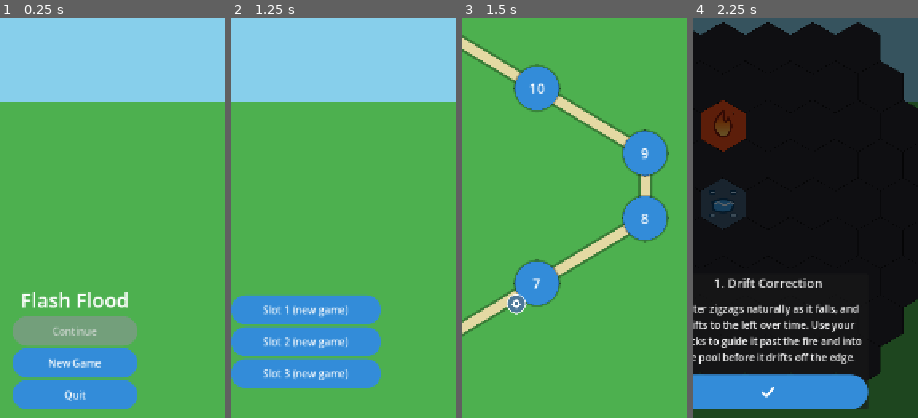
Above: before the commit, frames 1-4 (left to right).
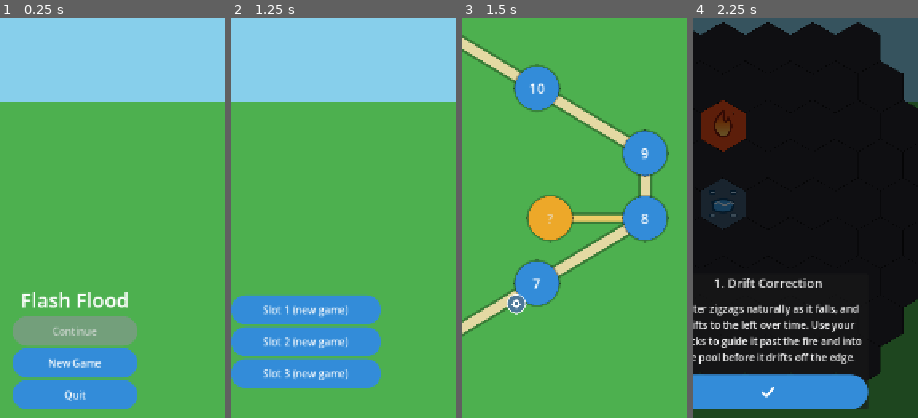
Above: after the commit, the same moments.

Repository: jitternoise/sunny_balcony
Game: Godot game, scene res://scenes/MainMenu.tscn
The game is run twice, just before and just after one commit, with the same random seed, the same clock (stepped at 60 frames per second) and the same inputs.
Inputs:
- Up to frame 1 (0.25 s): no input
- Up to frame 2 (1.25 s): click "New Game" at 0.5 s
- Up to frame 3 (1.5 s): click "Slot 1 (new game)" at 1.25 s
- Up to frame 4 (2.25 s): click "1" at 2 s
The pictures show only the part of the screen within x 33-83%, y 10-60%; the shares and areas given below are measured in that part.

Frames 1-2 are identical in both runs. In frame 3, 2.6% of the frame differs, in the area x 28-72%, y 44-57%; in frame 4, nothing differs.

Commit message:
Fork the level map at the 8th level of every set of ten
Every set of ten levels now branches at its 8th -- 8, 18, 28 ... 98 -- into
a side path. Ten forks, one per set.

The gate is performance rather than progress. Each fork level gains a
par_measures target, and the spur opens only once the player has finished
that level inside it; simply reaching level 8 is not enough. Par values come
from the verified minimum in level-min-times.md plus 25% slack, so a good
solution clears par and a slow one does not. Meeting par is recorded per
level in the save alongside the hydro bonus, and like it, changes nothing
about whether a level is won or which main-path level unlocks next.

The bonus levels themselves are not authored yet, so each spur ends in a
placeholder that cannot be entered: amber once its gate is met, grey and
padlocked until then, and drawn faintly either way so a player can see
there is something there to earn. The tooltip on a shut spur says which
level to beat and that par is what opens it.

Counting measures needed a counter rather than a clock reading, so it cannot
drift with frame rate or a pause. It is incremented before the STATUS beat
resolves, because that beat is what fires the win and the total has to
include the measure the win happened on -- the same convention the headless
verifier uses, so the two agree on what "won at measure N" means.

The win popup now reports both optional rewards rather than only the hydro
plant, since a level can carry either, both or neither.

Verified: map suite covers ten spurs, all shut with no par met, exactly one
opening when par is met on level 8, and every bonus node unenterable. The
solution book is unchanged at 88 exact / 11 broken / 1 prose, and board
snapshots are ten of ten identical -- par touches no drawing and no
simulation.

Co-Authored-By: Claude Opus 5 <noreply@anthropic.com>
Claude-Session: https://claude.ai/code/session_01QEBxR8firEGJgpMLQAG7a7

Diff:
--- a/game/data/levels/level_008.tres
+++ b/game/data/levels/level_008.tres
@@ -20,3 +20,4 @@
 town_cells = Array[Vector2i]([])
 geyser_cells = Array[Vector2i]([])
 total_block_budget = 0
+par_measures = 17
--- a/game/data/levels/level_018.tres
+++ b/game/data/levels/level_018.tres
@@ -22,3 +22,4 @@
 geyser_cells = Array[Vector2i]([Vector2i(-2, -3)])
 total_block_budget = 0
 hydro_plant_cells = Array[Vector2i]([Vector2i(-5, 0)])
+par_measures = 23
--- a/game/data/levels/level_028.tres
+++ b/game/data/levels/level_028.tres
@@ -20,3 +20,4 @@
 town_cells = Array[Vector2i]([])
 geyser_cells = Array[Vector2i]([])
 total_block_budget = 0
+par_measures = 17
--- a/game/data/levels/level_038.tres
+++ b/game/data/levels/level_038.tres
@@ -21,3 +21,4 @@
 town_cells = Array[Vector2i]([])
 geyser_cells = Array[Vector2i]([])
 total_block_budget = 0
+par_measures = 17
--- a/game/data/levels/level_048.tres
+++ b/game/data/levels/level_048.tres
@@ -20,3 +20,4 @@
 town_cells = Array[Vector2i]([Vector2i(-2, -1), Vector2i(-1, -1), Vector2i(-1, -2), Vector2i(-2, 0)])
 geyser_cells = Array[Vector2i]([])
 total_block_budget = 0
+par_measures = 17
--- a/game/data/levels/level_058.tres
+++ b/game/data/levels/level_058.tres
@@ -24,3 +24,4 @@
 town_cells = Array[Vector2i]([])
 geyser_cells = Array[Vector2i]([])
 total_block_budget = 0
+par_measures = 17
--- a/game/data/levels/level_068.tres
+++ b/game/data/levels/level_068.tres
@@ -21,3 +21,4 @@
 town_cells = Array[Vector2i]([])
 geyser_cells = Array[Vector2i]([Vector2i(1, -4)])
 total_block_budget = 0
+par_measures = 24
--- a/game/data/levels/level_078.tres
+++ b/game/data/levels/level_078.tres
@@ -20,3 +20,4 @@
 geyser_cells = Array[Vector2i]([])
 dirt_cells = Array[Vector2i]([Vector2i(-9, 13), Vector2i(-9, 14), Vector2i(-8, 11), Vector2i(-8, 12), Vector2i(-8, 13), …(2186 unchanged characters)…
 total_block_budget = 0
+par_measures = 42
--- a/game/data/levels/level_088.tres
+++ b/game/data/levels/level_088.tres
@@ -26,3 +26,4 @@
 geyser_cells = Array[Vector2i]([])
 dirt_cells = Array[Vector2i]([Vector2i(0, -4), Vector2i(1, -4), Vector2i(2, -4), Vector2i(3, -4), Vector2i(4, -4), Vector2i(0, -3), Vector2i(1, -3), Vector2i(2, -3), Vector2i(3, -3), Vector2i(4, -3)])
 total_block_budget = 0
+par_measures = 34
--- a/game/data/levels/level_098.tres
+++ b/game/data/levels/level_098.tres
@@ -25,3 +25,4 @@
 geyser_cells = Array[Vector2i]([Vector2i(2, -3)])
 dirt_cells = Array[Vector2i]([Vector2i(3, -9), Vector2i(4, -9), Vector2i(5, -9), Vector2i(6, -9), Vector2i(7, -9), Vect …(248 unchanged characters)…
 total_block_budget = 2
+par_measures = 58
--- a/game/scripts/autoload/GameState.gd
+++ b/game/scripts/autoload/GameState.gd
@@ -18,6 +18,13 @@
 ## can therefore be completed with the bonus still outstanding, and earning
 ## it later just adds it here without changing completion.
 var hydro_bonus_levels: Dictionary = {} # level_id (int) -> true
+
+## Levels whose par has been met (finished within LevelData.par_measures).
+## Only the ten side-path fork levels set a par, and meeting it is what
+## opens that level's spur on the Level Select map -- see
+## LevelSelect.BONUS_FORKS. Like the hydro bonus this is a record only: it
+## never unlocks a main-path level and never affects completion.
+var par_levels: Dictionary = {} # level_id (int) -> true
 
 ## Debug mode: when true, every level is treated as unlocked regardless of
 ## save progress (is_level_unlocked() always returns true). Does NOT touch
@@ -53,6 +60,7 @@
 	highest_unlocked_level = 1
 	completed_levels.clear()
 	hydro_bonus_levels.clear()
+	par_levels.clear()
 
 	if not slot_exists(slot):
 		return
@@ -81,6 +89,10 @@
 	hydro_bonus_levels.clear()
 	for level_id in bonuses:
 		hydro_bonus_levels[int(level_id)] = true
+	var pars = parsed.get("par_levels", [])
+	par_levels.clear()
+	for level_id in pars:
+		par_levels[int(level_id)] = true
 
 
 func save_current_slot() -> void:
@@ -92,6 +104,7 @@
 		"highest_unlocked_level": highest_unlocked_level,
 		"completed_levels": completed_levels.keys(),
 		"hydro_bonus_levels": hydro_bonus_levels.keys(),
+		"par_levels": par_levels.keys(),
 	}
 
 	var file := FileAccess.open(_save_path(current_slot), FileAccess.WRITE)
@@ -129,6 +142,19 @@
 	return hydro_bonus_levels.has(level_id)
 
 
+## Records that this level was finished inside its par. Opens that level's
+## side path on the map; changes nothing else.
+func mark_par(level_id: int) -> void:
+	if par_levels.has(level_id):
+		return
+	par_levels[level_id] = true
+	save_current_slot()
+
+
+func has_par(level_id: int) -> bool:
+	return par_levels.has(level_id)
+
+
 func is_level_unlocked(level_id: int) -> bool:
 	if debug_unlock_all:
 		return true
--- a/game/scripts/gameplay/Level.gd
+++ b/game/scripts/gameplay/Level.gd
@@ -33,6 +33,12 @@
 enum BeatPhase { PLACEMENT = 1, WATER = 2, TERRAIN = 3, STATUS = 4 }
 var current_beat: int = BeatPhase.PLACEMENT
 var _subtick_count: int = 0
+
+## Measures completed since Start. Compared against LevelData.par_measures
+## on a win to decide whether this level's par was met -- see
+## _on_level_won(). Counted, not derived from the clock, so it cannot drift
+## with frame rate or a mid-level pause.
+var measures_elapsed: int = 0
 
 @onready var board: HexBoard = $Board
 @onready var status_label: Label = $UI/HUD/StatusLabel
@@ -296,6 +302,7 @@
 	delete_mode = false
 	current_beat = BeatPhase.PLACEMENT
 	_subtick_count = 0
+	measures_elapsed = 0
 	start_button.disabled = false
 	board.selected_block_id = ""
 	board.setup(level_data, block_catalog)
@@ -815,6 +822,10 @@
 		BeatPhase.TERRAIN:
 			board.resolve_terrain_phase()
 		BeatPhase.STATUS:
+			# The measure completes on this beat. Counted BEFORE resolving,
+			# because resolve_status_phase() is what fires the win, and
+			# _on_level_won() has to see a total that includes this measure.
+			measures_elapsed += 1
 			board.resolve_status_phase()
 	_update_status_label()
 	current_beat = (current_beat % BeatPhase.STATUS) + 1
@@ -836,18 +847,32 @@
 	status_label.text = "Level complete!"
 	GameState.mark_level_complete(level_data.level_id)
 
-	# Optional Hydro Plant bonus: never required to finish the level, just
-	# recorded when the plant is running as the level ends. Levels without
-	# a plant show nothing at all here.
+	# Optional rewards. Neither is ever required to finish a level; both are
+	# recorded on a win and reported here. A level with neither shows
+	# nothing at all.
+	var notes: Array[String] = []
+
+	# Hydro Plant: was it running as the level ended?
 	if board.has_hydro_plants():
 		var earned := board.all_hydro_plants_running()
 		if earned:
 			GameState.mark_hydro_bonus(level_data.level_id)
-		win_bonus_label.visible = true
-		win_bonus_label.text = "Bonus: power plant running" if earned \
-			else "Bonus missed: the power plant never ran"
-	else:
-		win_bonus_label.visible = false
+			notes.append("Bonus: power plant running")
+		else:
+			notes.append("Bonus missed: the power plant never ran")
+
+	# Par: finishing inside the target opens this level's side path on the
+	# map (see LevelSelect.BONUS_FORKS). Only the ten fork levels set one.
+	if level_data.par_measures > 0:
+		if measures_elapsed <= level_data.par_measures:
+			GameState.mark_par(level_data.level_id)
+			notes.append("Par met in %d measures — side path open" % measures_elapsed)
+		else:
+			notes.append("Par missed: %d measures, par is %d"
+				% [measures_elapsed, level_data.par_measures])
+
+	win_bonus_label.visible = not notes.is_empty()
+	win_bonus_label.text = "\n".join(notes)
 
 	# Next's label reflects what it's actually about to do: "Next" when
 	# there's another level after this one in LevelSelect.LEVEL_PATHS,
--- a/game/scripts/resources/LevelData.gd
+++ b/game/scripts/resources/LevelData.gd
@@ -163,3 +163,15 @@
 ## number. starting_inventory is ignored entirely when this is > 0 (see
 ## HexBoard.use_block_budget / block_budget_remaining).
 @export var total_block_budget: int = 0
+
+## Measures the player must finish within to earn this level's par -- the
+## performance flag that opens the level's side path on the Level Select map
+## (see LevelSelect.BONUS_FORKS and GameState.has_par()). 0, the default,
+## means the level has no par and there is nothing to earn on it; only the
+## ten fork levels set one.
+##
+## The shipped values come from the verified minimum in
+## claude/level-min-times.md plus 25% slack, so a good solution clears par
+## and a slow or wasteful one does not. Par is checked on a win only, and
+## never affects whether the level is won.
+@export var par_measures: int = 0
--- a/game/scripts/ui/LevelMap.gd
+++ b/game/scripts/ui/LevelMap.gd
@@ -17,11 +17,21 @@
 ## levels is drawn bright. 1 means only level 1 has been reached.
 var reached_count: int = 1
 
+## Side-path spurs branching off the trail, as
+## {"from": Vector2, "to": Vector2, "open": bool}. Drawn in the same pass as
+## the trail so a spur reads as part of the route rather than decoration,
+## but thinner, and dim until its gate has been met.
+var spurs: Array[Dictionary] = []
+
 const TRAIL_WIDTH := 14.0
 const TRAIL_CASING_WIDTH := 22.0
 const CASING_COLOR := Color(0.16, 0.32, 0.14, 0.55)
 const TRAIL_REACHED := Color(0.93, 0.87, 0.66, 0.95) # a worn dirt path
 const TRAIL_AHEAD := Color(0.86, 0.86, 0.82, 0.28)
+const SPUR_WIDTH := 9.0
+const SPUR_CASING_WIDTH := 16.0
+const SPUR_OPEN := Color(0.97, 0.82, 0.42, 0.95)   # amber, matching the bonus node
+const SPUR_LOCKED := Color(0.86, 0.86, 0.82, 0.22)
 
 
 func _draw() -> void:
@@ -35,3 +45,11 @@
 	for i in range(points.size() - 1):
 		var reached := (i + 1) < reached_count
 		draw_line(points[i], points[i + 1], TRAIL_REACHED if reached else TRAIL_AHEAD, TRAIL_WIDTH, true)
+
+	# Spurs last, so an open one sits over the trail it leaves rather than
+	# being buried by it.
+	for spur in spurs:
+		draw_line(spur["from"], spur["to"], CASING_COLOR, SPUR_CASING_WIDTH, true)
+	for spur in spurs:
+		draw_line(spur["from"], spur["to"],
+			SPUR_OPEN if spur["open"] else SPUR_LOCKED, SPUR_WIDTH, true)
--- a/game/scripts/ui/LevelSelect.gd
+++ b/game/scripts/ui/LevelSelect.gd
@@ -142,6 +142,23 @@
 const MAP_MARGIN_BOTTOM := 110.0
 const HEADER_HEIGHT := 40.0 # height of a chapter-name marker
 
+## Side paths. Every set of ten levels forks at its 8th -- 8, 18, 28 ... 98
+## -- into a spur holding a bonus level. Those levels are not authored yet,
+## so each spur ends in a placeholder node that cannot be entered; what is
+## live today is the gate.
+##
+## The gate is performance, not progress: the fork opens only once the
+## player has finished the fork level inside its par (LevelData.par_measures,
+## recorded by GameState.mark_par()). Reaching level 8 is not enough --
+## playing it well is. A locked spur is still drawn, faintly, so the player
+## can see there is something there to earn.
+const BONUS_FORK_OFFSET := 8   # the 8th level of each set of ten
+const BONUS_FORK_STEP := 10
+const BONUS_SPUR_LENGTH := 152.0
+const BONUS_EDGE_MARGIN := 54.0 # keep a spur node clear of the screen edge
+const COLOR_BONUS_OPEN := Color(0.93, 0.66, 0.16)
+const COLOR_BONUS_LOCKED := Color(0.42, 0.46, 0.5, 0.85)
+
 ## Corner badges on a level node. Kept small enough to read as annotations
 ## on the number rather than competing with it.
 const BADGE_SIZE := 32.0
@@ -237,10 +254,51 @@
 		else:
 			map_root.add_child(_build_placeholder_node(level_number, points[i]))
 
+	# Side paths off every 8th level of a set of ten.
+	var spurs: Array[Dictionary] = []
+	for gate in range(BONUS_FORK_OFFSET, TOTAL_LEVEL_SLOTS + 1, BONUS_FORK_STEP):
+		var anchor: Vector2 = points[gate - 1]
+		var spur_end := _spur_end(anchor)
+		var open: bool = GameState.has_par(gate) or GameState.debug_unlock_all
+		spurs.append({"from": anchor, "to": spur_end, "open": open})
+		map_root.add_child(_build_bonus_node(gate, spur_end, open))
+
 	map_root.points = points
+	map_root.spurs = spurs
 	map_root.reached_count = reached
 	map_root.queue_redraw()
 	_scroll_to_bottom()
+
+
+## Where a fork level's spur reaches to. Pushed toward whichever side of the
+## map has more room, so a spur never runs off the edge on the outward swing
+## of the trail's wave.
+func _spur_end(anchor: Vector2) -> Vector2:
+	var room_left: float = anchor.x - BONUS_EDGE_MARGIN
+	var room_right: float = MAP_WIDTH - BONUS_EDGE_MARGIN - anchor.x
+	var direction: float = 1.0 if room_right > room_left else -1.0
+	var reach: float = minf(BONUS_SPUR_LENGTH, maxf(room_left, room_right))
+	return Vector2(anchor.x + direction * reach, anchor.y)
+
+
+## The node at the end of a side path. Always disabled: these levels do not
+## exist yet, so the node advertises the side path rather than entering it.
+## Amber once its gate is met, grey and padlocked until then.
+func _build_bonus_node(gate_level: int, center: Vector2, open: bool) -> Button:
+	var button := Button.new()
+	button.name = "bonus_%d" % gate_level
+	button.text = "?"
+	button.disabled = true
+	button.tooltip_text = ("Bonus level — not built yet" if open
+		else "Bonus level — finish level %d inside par to open the way" % gate_level)
+	button.size = Vector2(NODE_SIZE, NODE_SIZE)
+	button.position = center - Vector2(NODE_SIZE, NODE_SIZE) * 0.5
+	_style_node(button, COLOR_BONUS_OPEN if open else COLOR_BONUS_LOCKED)
+	if not open:
+		_add_badge(button, ICON_LOCK,
+			Vector2(NODE_SIZE - BADGE_SIZE * 0.66, -BADGE_SIZE * 0.34),
+			BADGE_BG_LOCK, Color.WHITE)
+	return button
 
 
 ## The index into GROUPS of the chapter that starts at `level_number`, or
@@ -276,6 +334,7 @@
 	var completed: bool = GameState.completed_levels.has(level_data.level_id)
 
 	var button := Button.new()
+	button.name = "level_%d" % level_data.level_id
 	button.text = str(level_data.level_id)
 	button.tooltip_text = level_data.display_name
 	button.disabled = not unlocked
@@ -308,6 +367,7 @@
 ## with all 100 levels authored this is normally never built.
 func _build_placeholder_node(level_number: int, center: Vector2) -> Button:
 	var button := Button.new()
+	button.name = "level_%d" % level_number
 	button.text = str(level_number)
 	button.tooltip_text = "Coming soon"
 	button.disabled = true
--- a/game/tests/LevelSelectShots.gd
+++ b/game/tests/LevelSelectShots.gd
@@ -37,6 +37,21 @@
 	await _settle(4)
 	await _shot("12_mid_campaign_scrolled")
 
+	# Side path at level 8: shut, then opened by meeting that level's par.
+	GameState.highest_unlocked_level = 12
+	GameState.par_levels = {}
+	screen._build_map()
+	await _settle(8)
+	scroll.scroll_vertical = 1000000000
+	await _settle(4)
+	await _shot("13_spur_locked")
+	GameState.mark_par(8)
+	screen._build_map()
+	await _settle(8)
+	scroll.scroll_vertical = 1000000000
+	await _settle(4)
+	await _shot("14_spur_open")
+
 	print("screenshots written to ", _dir)
 	get_tree().quit()
 
--- a/game/tests/VerifyLevelMap.gd
+++ b/game/tests/VerifyLevelMap.gd
@@ -23,6 +23,7 @@
 	GameState.highest_unlocked_level = 16
 	GameState.completed_levels = {}
 	GameState.hydro_bonus_levels = {7: true}
+	GameState.par_levels = {}
 	for i in range(1, 16):
 		GameState.completed_levels[i] = true
 
@@ -43,9 +44,15 @@
 		"level 1 is at the bottom and the campaign runs upward")
 
 	var nodes := {}
+	var bonus := {}
 	for child in map.get_children():
-		if child is Button:
-			nodes[int(child.text)] = child
+		if not (child is Button):
+			continue
+		var name := String(child.name)
+		if name.begins_with("level_"):
+			nodes[int(name.trim_prefix("level_"))] = child
+		elif name.begins_with("bonus_"):
+			bonus[int(name.trim_prefix("bonus_"))] = child
 	_check(nodes.size() == screen.TOTAL_LEVEL_SLOTS,
 		"every level has a node on the map (%d)" % nodes.size())
 
@@ -68,6 +75,32 @@
 	# beyond its lock, so it is a clean control for "no bonus badge".
 	_check(_badge_count(nodes[12]) == 1, "a level with no plant shows only its lock/check badge")
 
+	# Side paths: one spur off the 8th level of every set of ten, gated on
+	# that level's par rather than on merely reaching it.
+	_check(bonus.size() == 10, "ten side paths, one per set of ten (%d)" % bonus.size())
+	_check(map.spurs.size() == 10, "the trail draws ten spurs (%d)" % map.spurs.size())
+	for gate in [8, 18, 28, 38, 48, 58, 68, 78, 88, 98]:
+		_check(bonus.has(gate), "level %d forks to a side path" % gate)
+	for gate in bonus.keys():
+		_check(bonus[gate].disabled, "bonus node %d is not enterable yet" % gate)
+	# Par is unmet in this fixture, so every spur should read as locked.
+	var locked := 0
+	for spur in map.spurs:
+		if not spur["open"]:
+			locked += 1
+	_check(locked == 10, "spurs are shut until par is met (%d of 10 shut)" % locked)
+	_check(bonus[8].tooltip_text.contains("par"), "a shut spur says how to open it")
+
+	# Meeting par on level 8 opens exactly that one.
+	GameState.mark_par(8)
+	screen._build_map()
+	await get_tree().process_frame
+	var reopened := 0
+	for spur in map.spurs:
+		if spur["open"]:
+			reopened += 1
+	_check(reopened == 1, "meeting par on level 8 opens one spur (%d)" % reopened)
+
 	if _failures == 0:
 		print("LEVEL MAP PASS")
 	else:
